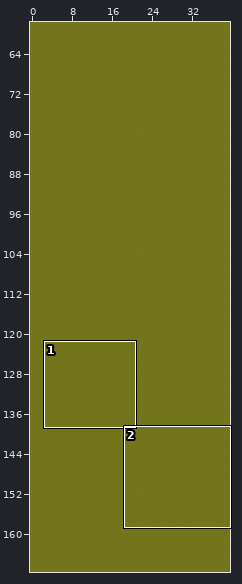
Two states of a Tiled map, map.tmx. The picture above shows the old version from afar; the outline marks the close-up.
Close-up. Earlier state:
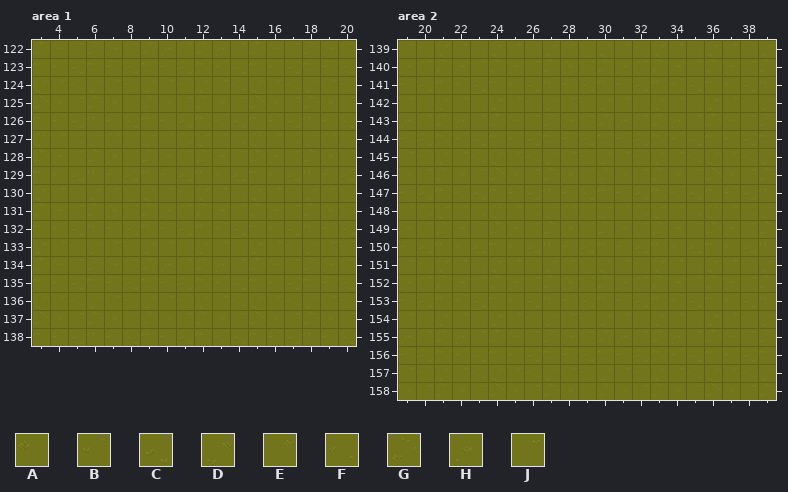
Cells are 32x32 px. Shown: area 1 x 3..20, y 122..138; area 2 x 19..39, y 139..158. The commit also changed other parts of the map, which this record leaves out.
Key: from "grass": A 1, B 2, C 3, D 9, E 10, F 11, G 17, H 18, J 19.
_ is an empty cell.
Layers that did not change in this view are not listed.
Layer "grass" before, area 1, first column x 3:
122 GHJGHJGHJGHJGHJGHJ
123 ABCABCABCABCABCABC
124 DEFDEFDEFDEFDEFDEF
125 GHJGHJGHJGHJGHJGHJ
126 ABCABCABCABCABCABC
127 DEFDEFDEFDEFDEFDEF
128 GHJGHJGHJGHJGHJGHJ
129 ABCABCABCABCABCABC
130 DEFDEFDEFDEFDEFDEF
131 GHJGHJGHJGHJGHJGHJ
132 ABCABCABCABCABCABC
133 DEFDEFDEFDEFDEFDEF
134 GHJGHJGHJGHJGHJGHJ
135 ABCABCABCABCABCABC
136 DEFDEFDEFDEFDEFDEF
137 GHJGHJGHJGHJGHJGHJ
138 ABCABCABCABCABCABC
Layer "grass" before, area 2, first column x 19:
139 EFDEFDEFDEFDEFDEFDEFD
140 HJGHJGHJGHJGHJGHJGHJG
141 BCABCABCABCABCABCABCA
142 EFDEFDEFDEFDEFDEFDEFD
143 HJGHJGHJGHJGHJGHJGHJG
144 BCABCABCABCABCABCABCA
145 EFDEFDEFDEFDEFDEFDEFD
146 HJGHJGHJGHJGHJGHJGHJG
147 BCABCABCABCABCABCABCA
148 EFDEFDEFDEFDEFDEFDEFD
149 HJGHJGHJGHJGHJGHJGHJG
150 BCABCABCABCABCABCABCA
151 EFDEFDEFDEFDEFDEFDEFD
152 HJGHJGHJGHJGHJGHJGHJG
153 BCABCABCABCABCABCABCA
154 EFDEFDEFDEFDEFDEFDEFD
155 HJGHJGHJGHJGHJGHJGHJG
156 BCABCABCABCABCABCABCA
157 EFDEFDEFDEFDEFDEFDEFD
158 HJGHJGHJGHJGHJGHJGHJG
After:
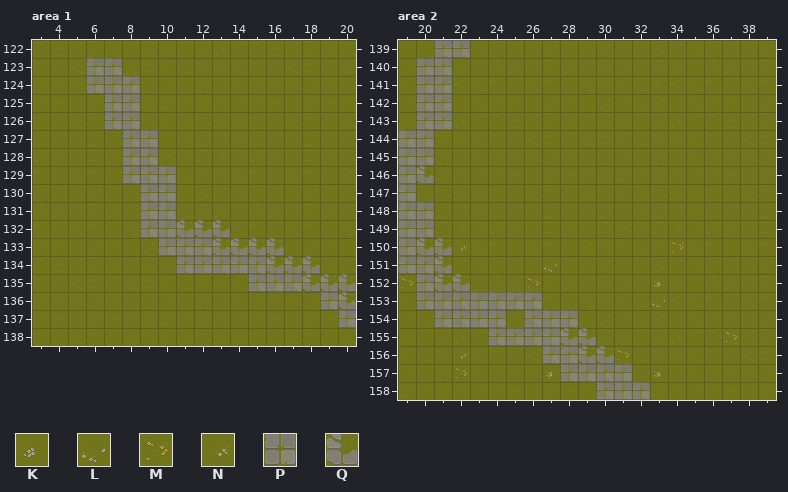
Further tiles: from "grass": K 12, L 28, M 29, N 31, P 33, Q 61.
Change:
Layer "grass", area 1:
y 123: x 6..7 AB -> PP
y 124: x 6..8 DEF -> PPP
y 125: x 7..8 HJ -> PP
y 126: x 7..8 BC -> PP
y 127: x 8..9 FD -> PP
y 128: x 8..9 JG -> PP
y 129: x 8..10 CAB -> PPP
y 130: x 9..10 DE -> PP
y 131: x 9..10 GH -> PP
y 132: x 9..13 ABCAB -> PPQQQ
y 133: x 10..16 EFDEFDE -> PPPQQQQ
y 134: x 11..18 JGHJGHJG -> PPPPPQQQ
y 135: x 15..20 ABCABC -> PPPQQQ
y 136: x 19..20 EF -> PQ
y 137: x 20 J -> P
Layer "grass", area 2:
y 139: x 21..22 DE -> PP
y 140: x 20..21 JG -> PP
y 141: x 20..21 CA -> PP
y 142: x 20..21 FD -> PP
y 143: x 20..21 JG -> PP
y 144: x 19..20 BC -> PP
y 145: x 19..20 EF -> PP
y 146: x 19..20 HJ -> PQ
y 147: x 19 B -> P
y 148: x 19..20 EF -> PP
y 149: x 19..20 HJ -> PP
y 150: x 19..22 BCAB -> PQQN; x 34 B -> M
y 151: x 19..21 EFD -> PPQ; x 27 D -> L
y 152: x 19..22 HJGH -> MPQQ; x 26 J -> M; x 33 G -> K
y 153: x 20..26 CABCABC -> PPPPPPP; x 33 A -> L
y 154: x 21..24 DEFD -> PPPP; x 26..28 FDE -> PPP
y 155: x 24..29 GHJGHJ -> PPPPQQ; x 37 H -> M
y 156: x 22 B -> N; x 27..31 ABCAB -> PPQQM
y 157: x 22 E -> M; x 27..31 DEFDE -> KPPPP; x 33 D -> K
y 158: x 30..32 GHJ -> PPP
Pixel boxes of the changes (left, top, right, bottom) in both close-ups:
changed: (86, 58, 356, 328)
changed: (398, 40, 665, 400)
changed: (670, 241, 684, 254)
changed: (724, 331, 738, 344)
